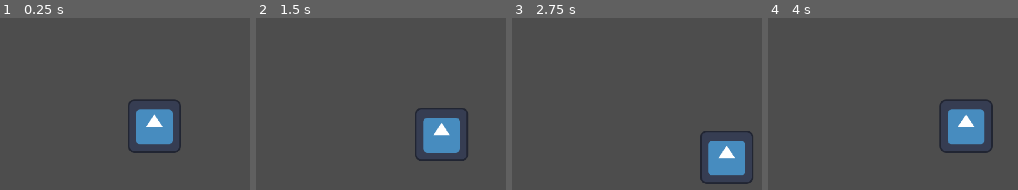
Above: before the commit, frames 1-4 (left to right).
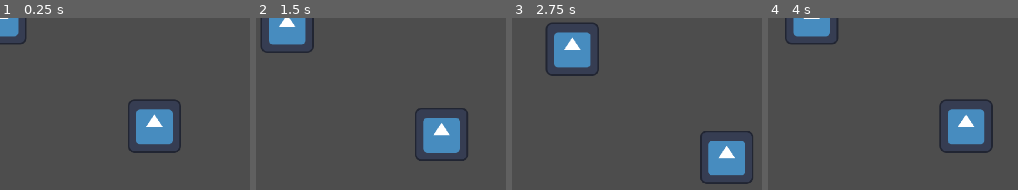
Above: after the commit, the same moments.

Repository: Lord-of-Madness/GameJam2024
Game: Godot game, scene res://Scenes/Top-down.tscn
Two runs of this game, one before a commit and one after it. Both use one fixed random seed, a clock stepped at 60 frames per second and the inputs below. The engine's default icon, where the game draws it, is replaced by a stand-in: a white triangle on a blue panel in a dark square.
Inputs:
- Up to frame 1 (0.25 s): no input
- Up to frame 2 (1.5 s): tap Enter at 0.5 s; hold D (right) 0.53-1.28 s; hold S (down) from 1.28 s (still down)
- Up to frame 3 (2.75 s): release S (down) at 2.03 s; hold D (right) from 2.03 s (still down)
- Up to frame 4 (4 s): release D (right) at 2.78 s; hold W (up) 2.78-3.53 s; hold A (left) from 3.53 s (still down)

The runs differ from the first frame. In frame 1, 1.0% of the frame differs, in the area x 0-11%, y 0-16%; in frame 2, 2.8%; in frame 3, 3.9%, in the area x 13-35%, y 2-34%; in frame 4, 2.0%.

Commit message:
Autoloading Player character

Diff:
--- a/project.godot
+++ b/project.godot
@@ -14,6 +14,10 @@
 run/main_scene="res://Scenes/Top-down.tscn"
 config/features=PackedStringArray("4.3", "Forward Plus")
 config/icon="res://icon.svg"
+
+[autoload]
+
+IconCharacter="*res://Characters/icon_character.tscn"
 
 [display]
 
